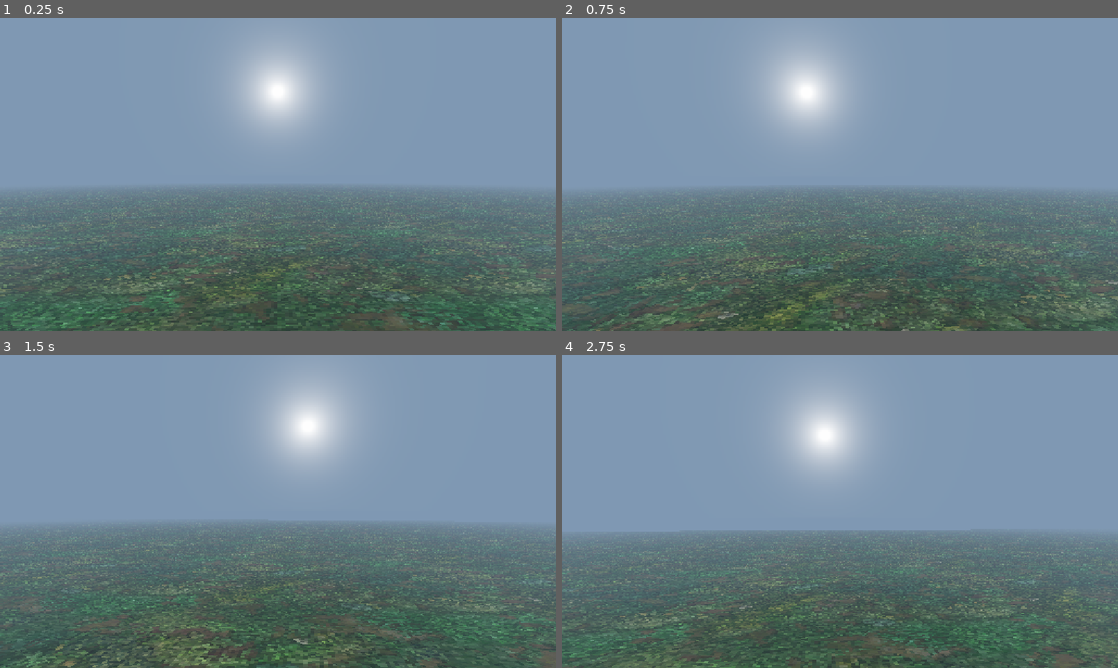
Above: before the commit, frames 1-4 (two rows, left to right).
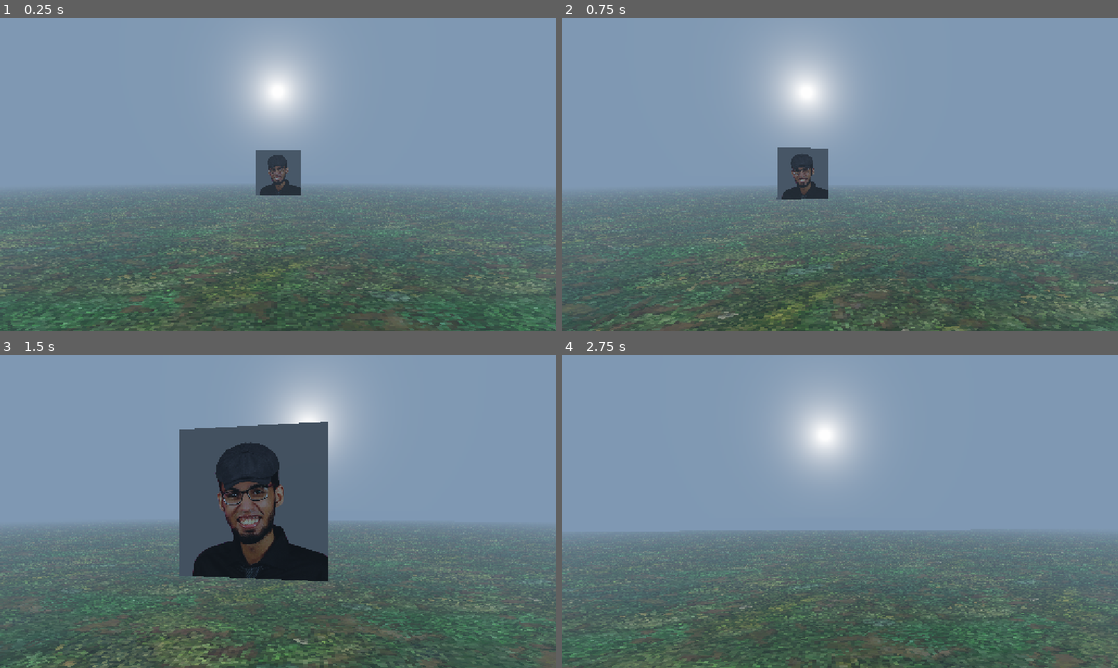
Above: after the commit, the same moments.

Repository: DougHigashi/godot-fps
Game: Godot game, scene res://Scenes/World.tscn
Same seed, same stepped clock (60 frames per second), same inputs: the game is played once before the commit and once after it.
Inputs (mouse positions are in pixels of both pictures, inside the frame that each line leads up to):
- Up to frame 1 (0.25 s): no input
- Up to frame 2 (0.75 s): tap Enter at 0.5 s; move the mouse to (867, 174) at 0.52 s; hold W (move_forwards) from 0.53 s (still down); hold Shift (sprint) from 0.53 s (still down)
- Up to frame 3 (1.5 s): keep holding W (move_forwards); move the mouse to (250, 511) at 1.27 s; release Shift (sprint) at 1.28 s; tap Shift (sprint) at 1.35 s
- Up to frame 4 (2.75 s): keep holding W (move_forwards); move the mouse to (851, 505) at 2.02 s; hold Shift (sprint) from 2.03 s (still down)

The runs differ from the first frame. In frame 1, 1.2% of the frame differs, in the area x 46-55%, y 42-57%; in frame 2, 1.5%; in frame 3, 13%, in the area x 32-59%, y 21-73%; in frame 4, nothing differs.

Commit message:
Adding shadomal in world and health manager node in player

Diff:
--- a/Scenes/World.tscn
+++ b/Scenes/World.tscn
@@ -1,9 +1,10 @@
-[gd_scene load_steps=10 format=2]
+[gd_scene load_steps=15 format=2]
 
 [ext_resource path="res://src/textures/grass.material" type="Material" id=1]
 [ext_resource path="res://src/assets/shed.tscn" type="PackedScene" id=2]
 [ext_resource path="res://src/assets/brickwall.tscn" type="PackedScene" id=3]
 [ext_resource path="res://src/characters/player/Player.tscn" type="PackedScene" id=4]
+[ext_resource path="res://src/assets/shadomal.png" type="Texture" id=5]
 
 [sub_resource type="NavigationMesh" id=3]
 vertices = PoolVector3Array( -37.0256, 1.4, -48.7927, -48.7256, 1.4, -48.7927, -48.7256, 1.4, -36.7927, -37.0256, 1.4,  …(3484 unchanged characters)…
@@ -33,6 +34,16 @@
 [sub_resource type="ConcavePolygonShape" id=6]
 data = PoolVector3Array( -50, 1, 50, 50, 1, 50, -50, -1, 50, 50, 1, 50, 50, -1, 50, -50, -1, 50, 50, 1, -50, -50, 1, -5 …(356 unchanged characters)…
 
+[sub_resource type="SpatialMaterial" id=7]
+
+[sub_resource type="PlaneMesh" id=8]
+material = SubResource( 7 )
+
+[sub_resource type="Skin" id=9]
+
+[sub_resource type="SpatialMaterial" id=10]
+albedo_texture = ExtResource( 5 )
+
 [node name="World" type="Spatial"]
 transform = Transform( 1, 0, 0, 0, 1, 0, 0, 0, 1, -0.116829, -0.153297, 0.0726891 )
 
@@ -51,9 +62,6 @@
 shadow_enabled = true
 
 [node name="Enviroment" type="Spatial" parent="."]
-__meta__ = {
-"_edit_lock_": true
-}
 
 [node name="Ground" type="MeshInstance" parent="Enviroment"]
 transform = Transform( 1, 0, 0, 0, 1, 0, 0, 0, 1, 0.0744305, 1.90735e-06, 0.00730515 )
@@ -87,5 +95,11 @@
 [node name="shed" parent="Enviroment" instance=ExtResource( 2 )]
 transform = Transform( 1, 0, 0, 0, 1, 0, 0, 0, 1, 0, 1, 0 )
 
+[node name="Shadomal" type="MeshInstance" parent="Enviroment"]
+transform = Transform( 1, 0, 0, 0, -4.37114e-08, -1, 0, 1, -4.37114e-08, 0, 2.85663, -12.8804 )
+mesh = SubResource( 8 )
+skin = SubResource( 9 )
+material/0 = SubResource( 10 )
+
 [node name="Player" parent="." instance=ExtResource( 4 )]
 transform = Transform( 1, 0, 0, 0, 1, 0, 0, 0, 1, 0, 1, -3 )
--- a/project.godot
+++ b/project.godot
@@ -87,8 +87,9 @@
 
 [layer_names]
 
-3d_physics/layer_1="Enviroment"
-3d_physics/layer_2="Characters"
+3d_physics/layer_1="enviroment"
+3d_physics/layer_2="characters"
+3d_physics/layer_3="hitboxes"
 
 [physics]
 
--- /dev/null
+++ b/src/characters/HealthManager.gd
@@ -0,0 +1,42 @@
+extends Spatial
+
+signal dead
+signal hurt
+signal healed
+signal health_changed
+signal gibbed
+
+export var max_health = 100
+var cur_health = 1
+
+var gib_at = -10
+
+func _ready():
+	init()
+
+func init():
+	cur_health = max_health
+	emit_signal("health_changed", cur_health)
+
+func hurt(damage: int, dir: Vector3):
+	if cur_health <= 0:
+		return
+	cur_health -= damage
+	if cur_health <= gib_at:
+		pass #TODO make gibs spawner
+		emit_signal("gibbed")
+		emit_signal("gibbed")
+	if cur_health <= 0:
+		emit_signal("dead")
+	else:
+		emit_signal("hurt")
+	emit_signal("health_changed", cur_health)
+
+func heal(amount: int):
+	if cur_health <= 0:
+		return
+	cur_health += amount
+	if cur_health > max_health:
+		cur_health = max_health
+	emit_signal("healed")
+	emit_signal("health_changed", cur_health)
--- a/src/characters/player/Player.gd
+++ b/src/characters/player/Player.gd
@@ -4,14 +4,22 @@
 
 onready var camera = $Camera
 onready var character_mover = $CharacterMover
+onready var health_manager = $HealthManager
+
+var dead = false
 
 func _ready():
 	Input.set_mouse_mode(Input.MOUSE_MODE_CAPTURED)
 	character_mover.init(self)
+	health_manager.init()
+	health_manager.connect("dead", self, "kill")
 
 func _process(_delta):
 	if Input.is_action_just_pressed("exit"):
 		get_tree().quit()
+
+	if dead:
+		return
 
 	var move_vec = Vector3()
 	var sprinting = false
@@ -32,3 +40,13 @@
 		rotation_degrees.y -= mouse_sens * event.relative.x
 		camera.rotation_degrees.x -= mouse_sens * event.relative.y
 		camera.rotation_degrees.x = clamp(camera.rotation_degrees.x, -90, 90)
+
+func hurt(damage, dir):
+	health_manager.hurt(damage, dir)
+
+func heal(amount):
+	health_manager.heal(amount)
+
+func kill():
+	dead = true
+	character_mover.freeze()
--- a/src/characters/player/Player.tscn
+++ b/src/characters/player/Player.tscn
@@ -1,13 +1,15 @@
-[gd_scene load_steps=4 format=2]
+[gd_scene load_steps=5 format=2]
 
 [ext_resource path="res://src/characters/player/Player.gd" type="Script" id=1]
 [ext_resource path="res://src/characters/CharacterMover.gd" type="Script" id=2]
+[ext_resource path="res://src/characters/HealthManager.gd" type="Script" id=3]
 
 [sub_resource type="CapsuleShape" id=1]
 radius = 0.5
 
 [node name="Player" type="KinematicBody"]
-collision_layer = 3
+collision_layer = 6
+collision_mask = 3
 script = ExtResource( 1 )
 mouse_sens = 0.3
 
@@ -21,3 +23,6 @@
 
 [node name="CharacterMover" type="Spatial" parent="."]
 script = ExtResource( 2 )
+
+[node name="HealthManager" type="Spatial" parent="."]
+script = ExtResource( 3 )
Binary file added: src/assets/shadomal.png
Not shown, added: src/assets/shadomal.png.import
Not shown, added: src/assets/unknown.png.import
